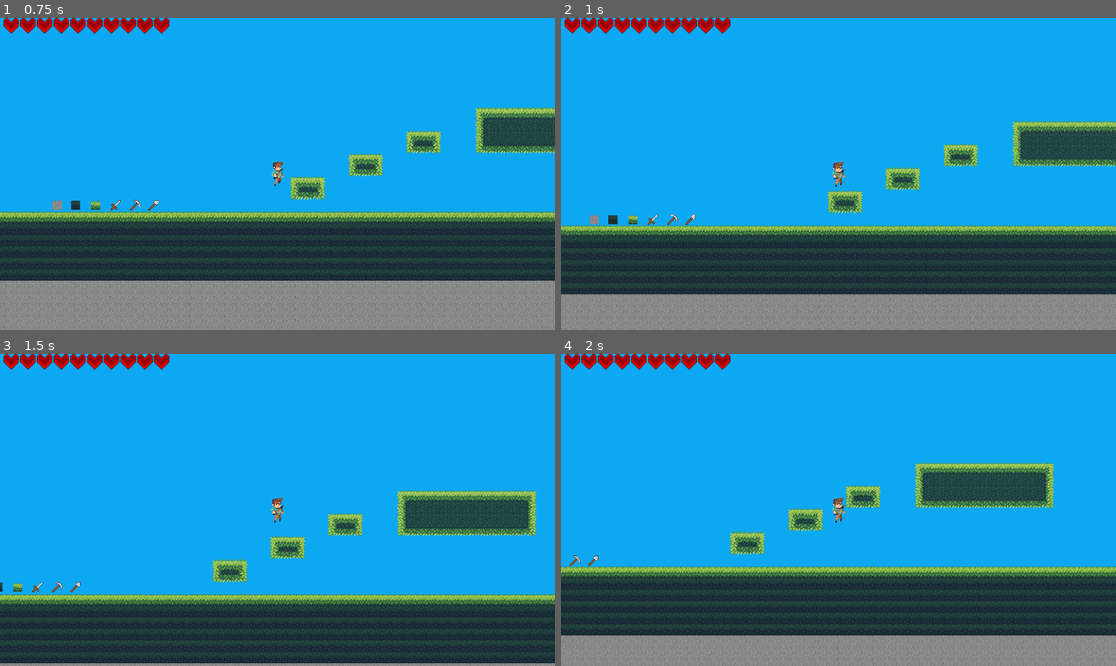
Above: before the commit, frames 1-4 (two rows, left to right).
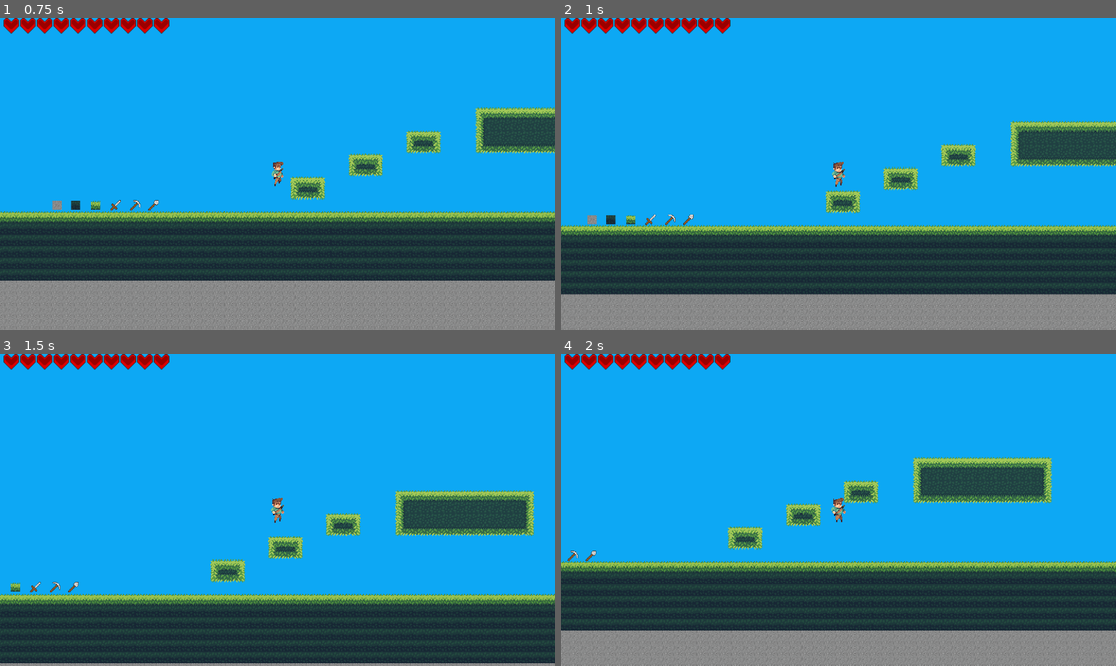
Above: after the commit, the same moments.

Repository: MysteryCoder456/Terons-Crusade
Game: Godot game, scene res://src/scenes/world.tscn
The game is run twice, just before and just after one commit, with the same random seed, the same clock (stepped at 60 frames per second) and the same inputs.
Inputs (mouse positions are in pixels of both pictures, inside the frame that each line leads up to):
- Up to frame 1 (0.75 s): move the mouse to (399, 158) at 0.52 s; hold D (move_right) from 0.53 s (still down); tap W (jump) at 0.6 s; click (399, 158) at 0.67 s
- Up to frame 2 (1 s): keep holding D (move_right); tap W (jump) at 0.77 s
- Up to frame 3 (1.5 s): keep holding D (move_right); tap W (jump) at 1.07 s; move the mouse to (166, 525) at 1.27 s; click (166, 525) at 1.35 s
- Up to frame 4 (2 s): keep holding D (move_right); tap W (jump) at 1.52, 1.55, 1.82 s

Frame 1 is identical in both runs. In frame 2, 3.6% of the frame differs, in the area x 0-100%, y 32-100%; in frame 3, 3.4%; in frame 4, 13%.

Commit message:
made Teron's Collider smaller and added void damage

Diff:
--- a/Terons-Crusade/src/actors/Player.tscn
+++ b/Terons-Crusade/src/actors/Player.tscn
@@ -8,7 +8,7 @@
 [ext_resource path="res://src/animations/jitter.tres" type="Animation" id=6]
 
 [sub_resource type="RectangleShape2D" id=1]
-extents = Vector2( 10, 16 )
+extents = Vector2( 7, 16 )
 
 [sub_resource type="RectangleShape2D" id=2]
 extents = Vector2( 30, 30 )
@@ -25,7 +25,6 @@
 animation = "idle"
 
 [node name="CollisionShape2D" type="CollisionShape2D" parent="."]
-visible = false
 shape = SubResource( 1 )
 
 [node name="Camera2D" type="Camera2D" parent="."]
--- a/Terons-Crusade/src/scenes/world.gd
+++ b/Terons-Crusade/src/scenes/world.gd
@@ -5,7 +5,7 @@
 
 
 func _ready():
-	print($TileMap.tile_set.get_tiles_ids())
+	print("TileSet Tile IDs: ", $TileMap.tile_set.get_tiles_ids())
 
 
 func _input(event):
--- a/Terons-Crusade/src/scripts/Entity.gd
+++ b/Terons-Crusade/src/scripts/Entity.gd
@@ -6,6 +6,7 @@
 
 var health = 10
 export var max_health: int
+var is_dead = false
 
 
 func _ready():
@@ -14,14 +15,23 @@
 
 
 func _physics_process(delta):
-	animate_character()
-	velocity = get_movement_velocity()
-	var temp_vel = move_and_slide(velocity, Vector2.UP)
+	if health <= 0:
+		is_dead = true
 
-	if is_on_floor() and velocity.y >= Globals.minimum_fall_damage_velocity:
-		apply_fall_damage()
+	if not is_dead:
+		velocity = get_movement_velocity()
+		var temp_vel = move_and_slide(velocity, Vector2.UP)
 
-	velocity = temp_vel
+		# Fall damage
+		if is_on_floor() and velocity.y >= Globals.minimum_fall_damage_velocity:
+			apply_fall_damage()
+
+		# Void damage
+		if global_position.y >= Globals.void_height:
+			health -= delta
+
+		velocity = temp_vel
+		animate_character()
 
 
 func get_movement_velocity():
--- a/Terons-Crusade/src/scripts/Globals.gd
+++ b/Terons-Crusade/src/scripts/Globals.gd
@@ -1,6 +1,7 @@
 extends Node
 
 var gravity = 1000
+var void_height = 2000
 
 var minimum_fall_damage_blocks = 5  # 80 pixels
 var minimum_fall_damage_velocity = sqrt(2 * gravity * (minimum_fall_damage_blocks * 16))
--- a/Terons-Crusade/src/scripts/Player.gd
+++ b/Terons-Crusade/src/scripts/Player.gd
@@ -9,7 +9,7 @@
 var previous_hotbar_selection = 0
 var hotbar_timer = hotbar_disappear_time
 
-var is_dead = false
+var death_animation_played = false  # Important to prevent death animation from repeating
 
 
 func _ready():
@@ -91,8 +91,8 @@
 
 
 func _process(delta):
-	if health <= 0 and not is_dead:
-		is_dead = true
+	if is_dead and not death_animation_played:
+		$AnimatedSprite.playing = false
 		$AnimationPlayer.play("jitter")
 
 	if hotbar_timer < hotbar_disappear_time:
@@ -149,20 +149,17 @@
 
 
 func get_movement_velocity():
-	if is_dead:
-		return Vector2.ZERO
+	var movement_vector = velocity
+
+	if !inventory_open:
+		movement_vector.x = (Input.get_action_strength("move_right") - Input.get_action_strength("move_left")) * speed.x
+
+	if Input.is_action_just_pressed("jump") and is_on_floor() and !inventory_open:
+		movement_vector.y = -speed.y
 	else:
-		var movement_vector = velocity
+		movement_vector.y += Globals.gravity * get_physics_process_delta_time()
 
-		if !inventory_open:
-			movement_vector.x = (Input.get_action_strength("move_right") - Input.get_action_strength("move_left")) * speed.x
-
-		if Input.is_action_just_pressed("jump") and is_on_floor() and !inventory_open:
-			movement_vector.y = -speed.y
-		else:
-			movement_vector.y += Globals.gravity * get_physics_process_delta_time()
-
-		return movement_vector
+	return movement_vector
 
 
 func _on_ItemPickupDetector_body_entered(body):
@@ -177,6 +174,9 @@
 
 func _on_AnimationPlayer_animation_finished(anim_name):
 	if anim_name == "jitter" and is_dead:
+		death_animation_played = true
+
+		# Create blood particles
 		var particles = Globals.BloodParticles.instance()
 		particles.global_position = $ParticlesPosition.global_position
 		find_parent("world").add_child(particles)
@@ -190,6 +190,6 @@
 		add_child(t)
 		t.start()
 		yield(t, "timeout")
-#
+
 		particles.queue_free()
 		t.queue_free()
